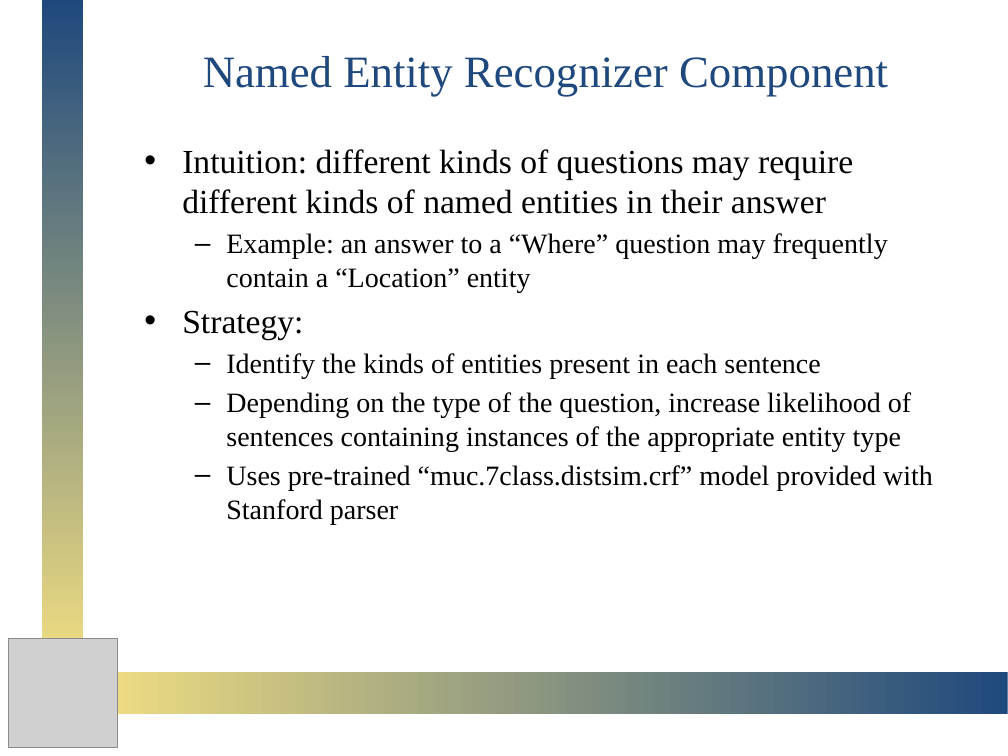
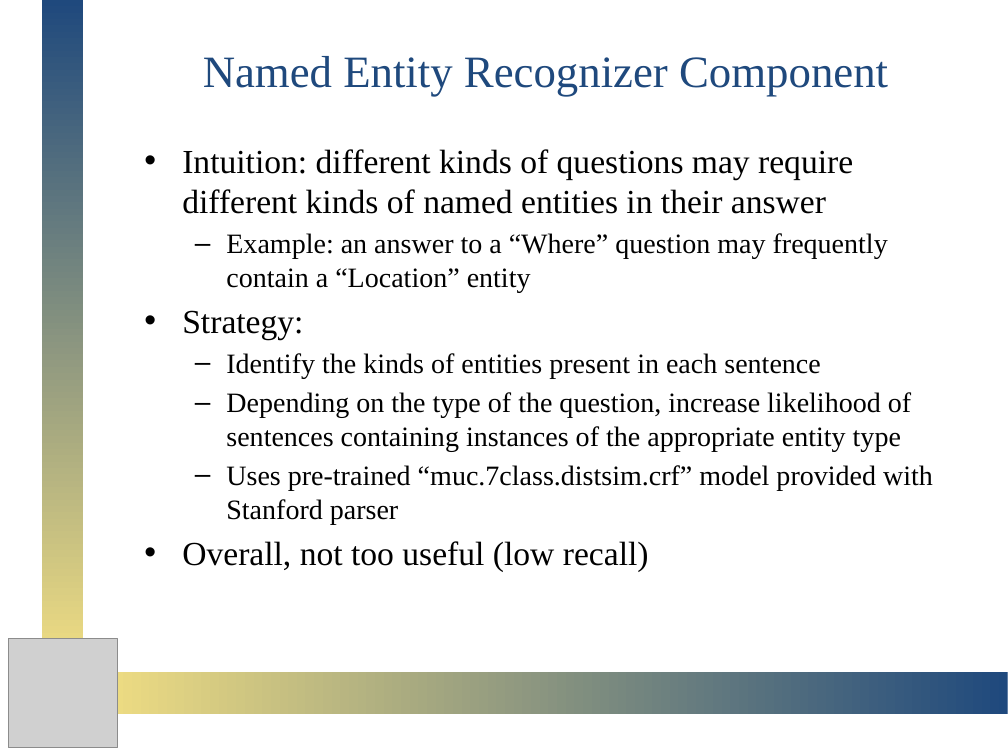
Before and after one commit to omgpotatoes/DEANQA, a slide deck: slide 7 of presentation/DeanQA.pptx. Drawn at 1008x756 pixels with LibreOffice and Linux fonts; fonts in the diff are those of the drawing; grey boxes stand for pictures. Boxes give left, top, right and bottom in pixels: in the first picture for what was removed or moved away, otherwise in the second. Text is boxed around its words. In the diff, an @@ line names an element or a change of style, - is before the commit and + after.

```diff
--- a/presentation/DeanQA.pptx
+++ b/presentation/DeanQA.pptx
@@ text at <box>182,541,649,571</box>: paragraph added @@
+• Overall, not too useful (low recall)
```
Also in this commit, not shown: 1 other slide changed.
